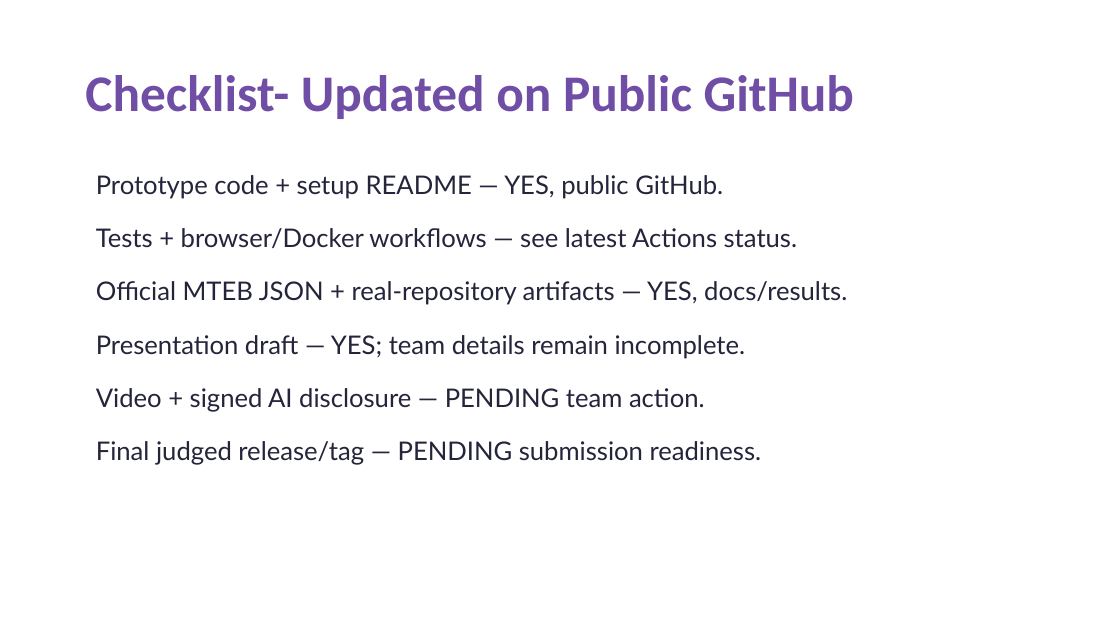
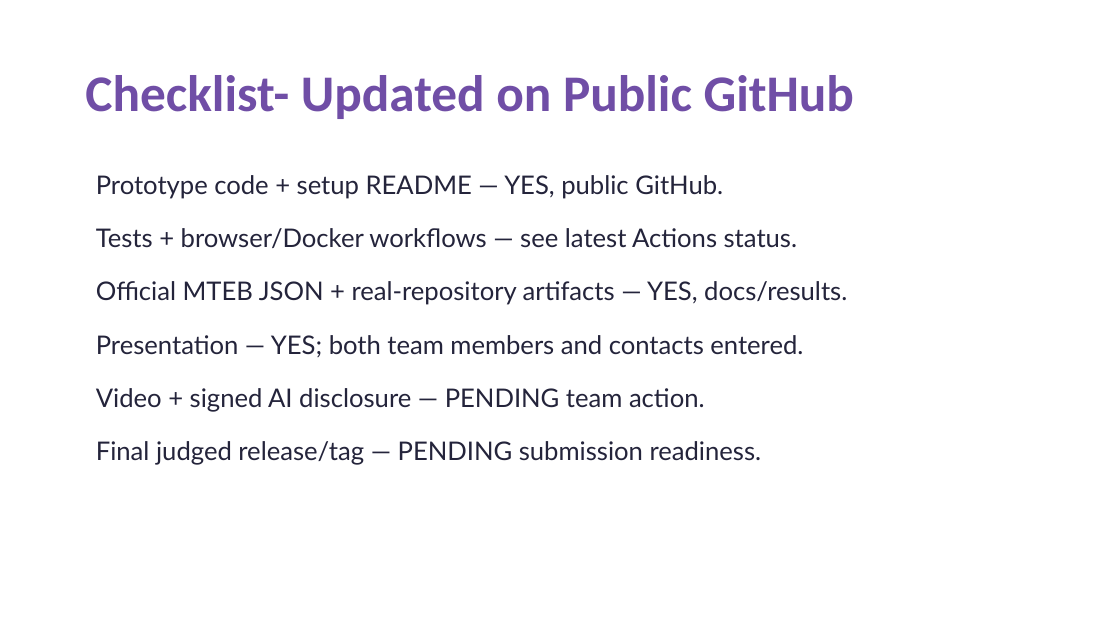
Before and after one commit to AdvayV/AgenticIntelligence, a slide deck: slide 11 of docs/CodeStrata-Submission-Draft.pptx. Drawn at 1120x630 pixels with LibreOffice and Linux fonts; fonts in the diff are those of the drawing. Boxes give left, top, right and bottom in pixels: in the first picture for what was removed or moved away, otherwise in the second. Text is boxed around its words. In the diff, an @@ line names an element or a change of style, - is before the commit and + after.

```diff
--- a/docs/CodeStrata-Submission-Draft.pptx
+++ b/docs/CodeStrata-Submission-Draft.pptx
@@ text at <box>96,335,803,357</box>: text changed @@
-Presentation draft — YES; team details remain incomplete.
+Presentation — YES; both team members and contacts entered.
```
Also in this commit, not shown: 2 other slides changed, 15 other files.
